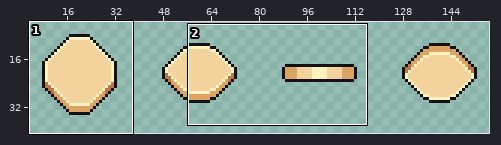
Two versions of one sprite sheet, assets/coins/obol_charon.png. Above, an overview of the earlier version with the close-up marked.
Close-up. Before the edit:
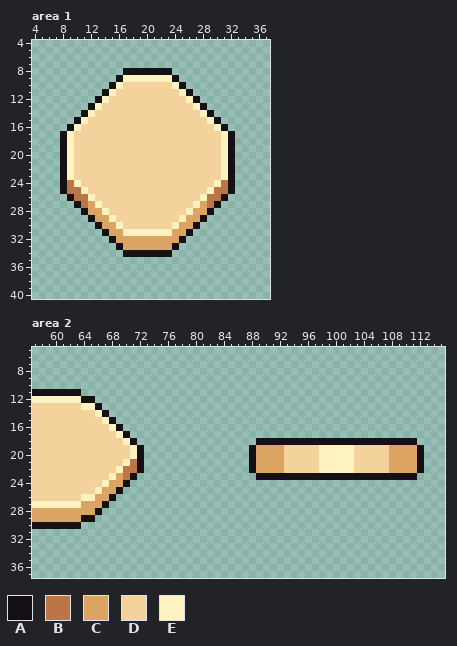
The file is 160x43 pixels. Shown: area 1: x 4..37, y 4..40; area 2: x 57..115, y 5..37. The wide view leaves out empty margins. The commit also changed other parts of the picture, which this record leaves out.
Palette (. is transparent): A #141013  B #bb7547  C #dba463  D #f4d29c  E #fef3c0
Pixels before, area 1, first column x 8:
 8 .........AAAAAAA.........
 9 ........AEEEEEEEA........
10 .......AEDDDDDDDEA.......
11 ......AEDDDDDDDDDEA......
12 .....AEDDDDDDDDDDDEA.....
13 ....AEDDDDDDDDDDDDDEA....
14 ...AEDDDDDDDDDDDDDDDEA...
15 ..AEDDDDDDDDDDDDDDDDDEA..
16 .AEDDDDDDDDDDDDDDDDDDDEA.
17 AEDDDDDDDDDDDDDDDDDDDDDEA
18 AEDDDDDDDDDDDDDDDDDDDDDEA
19 AEDDDDDDDDDDDDDDDDDDDDDEA
20 AEDDDDDDDDDDDDDDDDDDDDDEA
21 AEDDDDDDDDDDDDDDDDDDDDDEA
22 AEDDDDDDDDDDDDDDDDDDDDDEA
23 AEDDDDDDDDDDDDDDDDDDDDDEA
24 ABEDDDDDDDDDDDDDDDDDDDEBA
25 ABBEDDDDDDDDDDDDDDDDDEBBA
26 .ABBEDDDDDDDDDDDDDDDEBBA.
27 ..ABCEDDDDDDDDDDDDDECBA..
28 ...ACCEDDDDDDDDDDDECCA...
29 ....ACCEDDDDDDDDDECCA....
30 .....ACCEDDDDDDDECCA.....
31 ......ACCEEEEEEECCA......
32 .......ACCCCCCCCCA.......
33 ........ACCCCCCCA........
34 .........AAAAAAA.........
Pixels before, area 2, first column x 57:
11 AAAAAAA.................................................
12 EEEEEEEAA...............................................
13 DDDDDDDEEA..............................................
14 DDDDDDDDDEA.............................................
15 DDDDDDDDDDEA............................................
16 DDDDDDDDDDDEA...........................................
17 DDDDDDDDDDDDEA..........................................
18 DDDDDDDDDDDDDEA.................AAAAAAAAAAAAAAAAAAAAAAA.
19 DDDDDDDDDDDDDDEA...............ACCCCDDDDDEEEEEDDDDDCCCCA
20 DDDDDDDDDDDDDDEA...............ACCCCDDDDDEEEEEDDDDDCCCCA
21 DDDDDDDDDDDDDEBA...............ACCCCDDDDDEEEEEDDDDDCCCCA
22 DDDDDDDDDDDDEBBA...............ACCCCDDDDDEEEEEDDDDDCCCCA
23 DDDDDDDDDDDECBA.................AAAAAAAAAAAAAAAAAAAAAAA.
24 DDDDDDDDDDECCA..........................................
25 DDDDDDDDDECCA...........................................
26 DDDDDDDEECCA............................................
27 EEEEEEECCCA.............................................
28 CCCCCCCCCA..............................................
29 CCCCCCCAA...............................................
30 AAAAAAA.................................................
The same view after the edit:
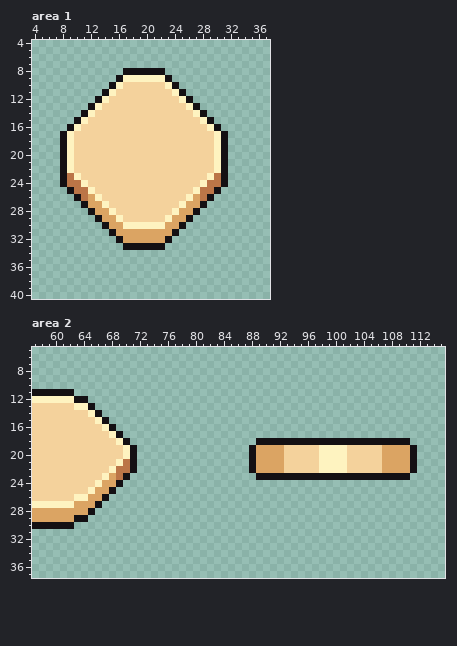
Difference:
Area 1:
y 8: x 23 A -> .
y 9: x 23..24 EA -> A.
y 10: x 23..25 DEA -> EA.
y 11: x 24..26 DEA -> EA.
y 12: x 25..27 DEA -> EA.
y 13: x 26..28 DEA -> EA.
y 14: x 27..29 DEA -> EA.
y 15: x 28..30 DEA -> EA.
y 16: x 29..31 DEA -> EA.
y 17..22: x 30..32 DEA -> EA.
y 23: x 9..10 ED -> BE; x 29..32 DDEA -> EBA.
y 24: x 10..11 ED -> BE; x 28..32 DDEBA -> EBBA.
y 25: x 8..9 AB -> .A; x 11..12 ED -> BE; x 27..32 DDEBBA -> EBBA..
y 26: x 9..10 AB -> .A; x 12..13 ED -> CE; x 26..31 DDEBBA -> ECBA..
y 27: x 10..11 AB -> .A; x 13..14 ED -> CE; x 25..30 DDECBA -> ECCA..
y 28: x 11..12 AC -> .A; x 14..15 ED -> CE; x 24..29 DDECCA -> ECCA..
y 29: x 12..13 AC -> .A; x 15..16 ED -> CE; x 23..28 DDECCA -> ECCA..
y 30: x 13..14 AC -> .A; x 16..27 EDDDDDDDECCA -> CEEEEEECCA..
y 31: x 14..15 AC -> .A; x 17..26 EEEEEEECCA -> CCCCCCCA..
y 32: x 15..16 AC -> .A; x 23..25 CCA -> A..
y 33: x 16..24 ACCCCCCCA -> .AAAAAA..
y 34: x 17..23 AAAAAAA -> .......
Area 2:
y 11: x 63 A -> .
y 12: x 63 E -> A; x 65 A -> .
y 13: x 63 D -> E; x 65..66 EA -> A.
y 14: x 65..67 DEA -> EA.
y 15: x 66..68 DEA -> EA.
y 16: x 67..69 DEA -> EA.
y 17: x 68..70 DEA -> EA.
y 18: x 69..71 DEA -> EA.; x 111 A -> .
y 19..20: x 70..72 DEA -> EA.; x 102 E -> D; x 107 D -> C; x 111..112 CA -> A.
y 21: x 69..72 DEBA -> EBA.; x 102 E -> D; x 107 D -> C; x 111..112 CA -> A.
y 22: x 68..69 DE -> EB; x 71..72 BA -> A.; x 102 E -> D; x 107 D -> C; x 111..112 CA -> A.
y 23: x 67..71 DECBA -> ECBA.; x 111 A -> .
y 24: x 66..67 DE -> EC; x 69..70 CA -> A.
y 25: x 65..66 DE -> EC; x 68..69 CA -> A.
y 26: x 63 D -> E; x 65 E -> C; x 67..68 CA -> A.
y 27: x 63 E -> C; x 66..67 CA -> A.
y 28: x 65..66 CA -> A.
y 29: x 63 C -> A; x 65 A -> .
y 30: x 63 A -> .
